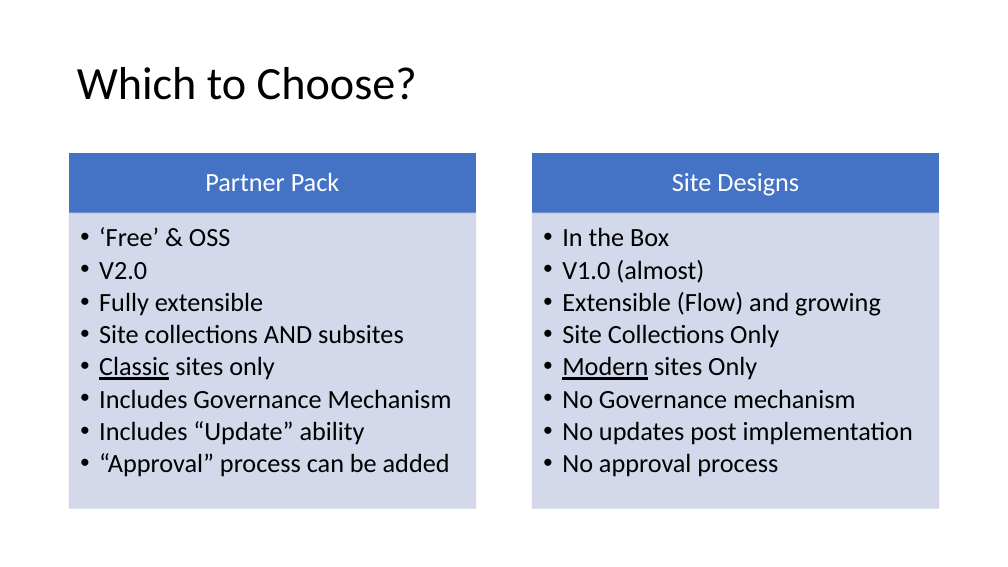
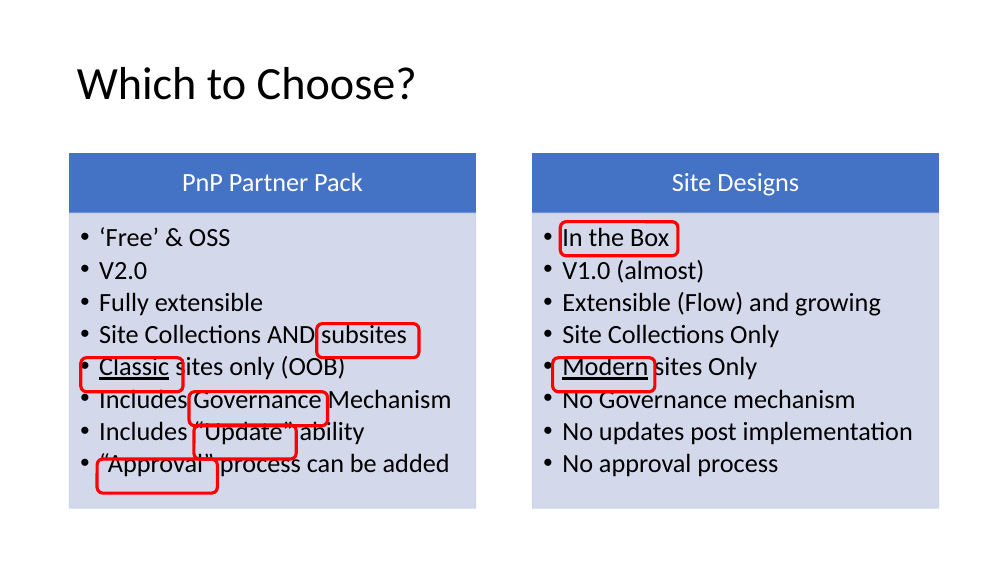
Before and after one commit to HiltonGiesenow/MSCommunityDay, a slide deck: slide 26 of 2018/Site Creation/Slides/Improved Site Creation, Governance & Self Service.pptx (slide 21 before the commit). Drawn at 1008x567 pixels with LibreOffice and Linux fonts; fonts in the diff are those of the drawing. Boxes give left, top, right and bottom in pixels: in the first picture for what was removed or moved away, otherwise in the second. Text is boxed around its words. In the diff, an @@ line names an element or a change of style, - is before the commit and + after.

```diff
--- a/2018/Site Creation/Slides/Improved Site Creation, Governance & Self Service.pptx
+++ b/2018/Site Creation/Slides/Improved Site Creation, Governance & Self Service.pptx
@@ text at [182,172,363,191]: text changed @@
-Partner Pack
+PnP Partner Pack
@@ rounded rectangle added at [560,222,678,256], outline #FF0000 3 pt @@
@@ text at [99,322,407,382]: text changed @@
-  • Site collections AND subsites
-  • Classic sites only
+  • Site Collections AND subsites
+  • Classic sites only (OOB)
@@ rounded rectangle added at [317,324,419,358], outline #FF0000 3 pt @@
@@ rounded rectangle added at [81,358,183,392], outline #FF0000 3 pt @@
@@ rounded rectangle added at [553,358,655,392], outline #FF0000 3 pt @@
@@ rounded rectangle added at [189,392,327,426], outline #FF0000 3 pt @@
@@ rounded rectangle added at [194,425,296,459], outline #FF0000 3 pt @@
@@ rounded rectangle added at [97,459,217,493], outline #FF0000 3 pt @@
```
Also in this commit, not shown: 13 other slides changed, 7 slides added, 2 slides removed, 2 other files.
